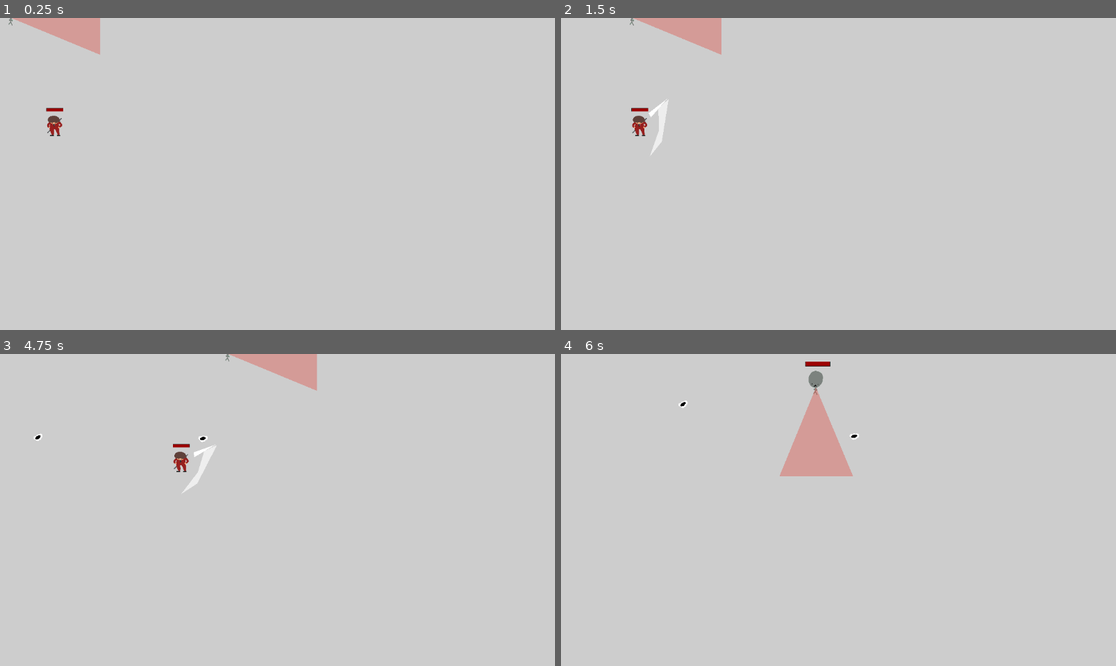
Above: before the commit, frames 1-4 (two rows, left to right).
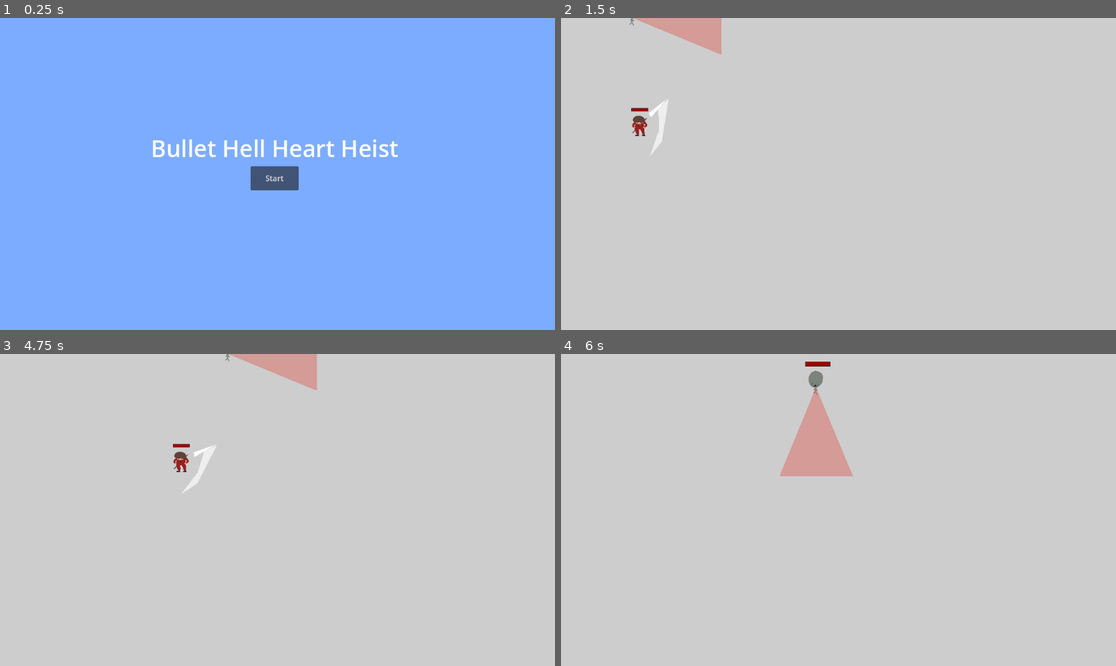
Above: after the commit, the same moments.

Repository: JoelDonnelly/MiniJam
Game: Godot game, scene res://Main.tscn
Two runs of this game, one before a commit and one after it. Both use one fixed random seed, a clock stepped at 60 frames per second and the inputs below.
Inputs (mouse positions are in pixels of both pictures, inside the frame that each line leads up to):
- Up to frame 1 (0.25 s): no input
- Up to frame 2 (1.5 s): click (832, 177) at 0.5 s, where only the run after the commit has a clickable "Start"; move the mouse to (960, 158) at 1.27 s; hold D (move_right) from 1.28 s (still down); click (960, 158) at 1.35 s
- Up to frame 3 (4.75 s): move the mouse to (166, 525) at 2.02 s; release D (move_right) at 2.03 s; hold S (move_down) 2.03-2.78 s; tap Space (ability_dash) at 2.1, 3.6 s; move the mouse to (333, 441) at 2.77 s; hold D (move_right) 2.78-3.53 s; click (333, 441) at 2.85 s; move the mouse to (249, 572) at 3.52 s; hold W (move_up) 3.53-4.28 s; move the mouse to (444, 556) at 4.27 s; hold A (move_left) from 4.28 s (still down); click (444, 556) at 4.35 s
- Up to frame 4 (6 s): move the mouse to (672, 463) at 5.02 s; tap Space (ability_dash) at 5.1 s; move the mouse to (866, 510) at 5.77 s; release A (move_left) at 5.78 s; hold S (move_down) from 5.78 s (still down); click (866, 510) at 5.85 s

The runs differ from the first frame. In frame 1, 100% of the frame differs, in the area x 0-100%, y 0-100%; in frame 2, nothing differs; in frame 3, less than 0.1%; in frame 4, less than 0.1%.

Commit message:
I did a little more than just audio sorry jarod

Diff:
--- a/Enemy/Enemy_base.gd
+++ b/Enemy/Enemy_base.gd
@@ -1,4 +1,6 @@
 extends CharacterBody2D
+
+signal startChase
 
 @export var patrolPath : Node2D
 
@@ -23,6 +25,7 @@
 	target = char
 	is_chasing = true
 	is_patroling = false
+	startChase.emit()
 
 func on_chase_canceled() -> void: # connect these to signal
 	target = null
@@ -35,7 +38,7 @@
 	if is_chasing && target:
 		direction = position.direction_to(target.position).normalized()
 		speed = chaseSpeed
-	elif is_patroling && patrolPath	:
+	elif is_patroling && patrolPath:
 		direction = position.direction_to(patrolPath.position).normalized()
 		speed = patrolSpeed
 
--- /dev/null
+++ b/Main.gd
@@ -0,0 +1,30 @@
+extends Node2D
+
+
+var battleMusicFadeInTime : float = 2
+var battleMusicActive : bool = false
+
+
+func _ready():
+	$AudioLiftMusic.play()
+
+func _on_control_start_game():
+	$CanvasGroup.visible = false
+
+	$AudioLiftMusic.stop()
+	$AudioBackground.play()
+	$AudioBattle.volume_db = -80
+	$AudioBattle.play()
+
+func _process(delta):
+	if battleMusicActive:
+		$AudioBattle.volume_db = move_toward($AudioBattle.volume_db,-3,80*delta/battleMusicFadeInTime)
+	else:
+		$AudioBattle.volume_db = move_toward($AudioBattle.volume_db,-80,80*delta/battleMusicFadeInTime)
+
+
+
+
+func _on_enemy_base_start_chase():
+	battleMusicActive = true
+	pass # Replace with function body.
--- a/Main.tscn
+++ b/Main.tscn
@@ -1,10 +1,13 @@
-[gd_scene load_steps=7 format=3 uid="uid://bbgew3je5jd7o"]
+[gd_scene load_steps=10 format=3 uid="uid://bbgew3je5jd7o"]
 
 [ext_resource type="PackedScene" uid="uid://dum1srccqccoe" path="res://Enemy/Enemy_base.tscn" id="1_1soms"]
+[ext_resource type="Script" path="res://Main.gd" id="1_u0lco"]
 [ext_resource type="Script" path="res://TestingFollower.gd" id="2_li61r"]
-[ext_resource type="Script" path="res://BulletSpawner.gd" id="3_8ks4u"]
-[ext_resource type="PackedScene" uid="uid://fpcsenpftkra" path="res://Enemy/Bullet.tscn" id="4_1cmcj"]
 [ext_resource type="PackedScene" uid="uid://bm62kb7bxw418" path="res://Player/player.tscn" id="5_4s4hj"]
+[ext_resource type="AudioStream" uid="uid://b2nvnqw2gcet1" path="res://Resources/Audio/mini_game_jam_quiet.ogg" id="7_yloly"]
+[ext_resource type="AudioStream" uid="uid://bxgbv4xfn2ffc" path="res://Resources/Audio/mini_game_jam_loud_ADDITIVE.ogg" id="8_bvsju"]
+[ext_resource type="AudioStream" uid="uid://ca1ka23j8jc0t" path="res://Resources/Audio/lift.ogg" id="9_bshlb"]
+[ext_resource type="PackedScene" uid="uid://cainqf6p3eg75" path="res://startScreen.tscn" id="10_b6h85"]
 
 [sub_resource type="Curve2D" id="Curve2D_617r1"]
 _data = {
@@ -13,6 +16,7 @@
 point_count = 6
 
 [node name="Main" type="Node2D"]
+script = ExtResource("1_u0lco")
 
 [node name="EnemyBase" parent="." node_paths=PackedStringArray("patrolPath") instance=ExtResource("1_1soms")]
 patrolPath = NodePath("../Path2D/PathFollow2D")
@@ -24,17 +28,34 @@
 [node name="PathFollow2D" type="PathFollow2D" parent="Path2D"]
 script = ExtResource("2_li61r")
 
-[node name="BulletSpawner" type="Timer" parent="."]
-wait_time = 2.263
-autostart = true
-script = ExtResource("3_8ks4u")
-bullet_scene = ExtResource("4_1cmcj")
-
-[node name="Marker2D" type="Marker2D" parent="BulletSpawner"]
-position = Vector2(49, 185)
-
 [node name="Player" parent="." groups=["Target"] instance=ExtResource("5_4s4hj")]
 position = Vector2(114, 224)
 scale = Vector2(0.1, 0.1)
 
-[connection signal="timeout" from="BulletSpawner" to="BulletSpawner" method="_on_timeout"]
+[node name="AudioBackground" type="AudioStreamPlayer" parent="."]
+stream = ExtResource("7_yloly")
+volume_db = -3.0
+
+[node name="AudioBattle" type="AudioStreamPlayer" parent="."]
+stream = ExtResource("8_bvsju")
+volume_db = -80.0
+
+[node name="AudioLiftMusic" type="AudioStreamPlayer" parent="."]
+stream = ExtResource("9_bshlb")
+volume_db = -3.0
+autoplay = true
+
+[node name="CanvasGroup" type="CanvasGroup" parent="."]
+
+[node name="Polygon2D" type="Polygon2D" parent="CanvasGroup"]
+color = Color(0.490196, 0.67451, 1, 1)
+polygon = PackedVector2Array(-45, -17, -42, 653, 1170, 663, 1170, -12)
+
+[node name="Control" parent="CanvasGroup" instance=ExtResource("10_b6h85")]
+offset_left = 313.0
+offset_top = 237.0
+offset_right = 313.0
+offset_bottom = 237.0
+
+[connection signal="startChase" from="EnemyBase" to="." method="_on_enemy_base_start_chase"]
+[connection signal="StartGame" from="CanvasGroup/Control" to="." method="_on_control_start_game"]
--- /dev/null
+++ b/StartScreen.gd
@@ -0,0 +1,7 @@
+extends Control
+
+signal StartGame
+
+func _on_button_button_up():
+	StartGame.emit()
+	pass # Replace with function body.
--- /dev/null
+++ b/startScreen.tscn
@@ -0,0 +1,30 @@
+[gd_scene load_steps=2 format=3 uid="uid://cainqf6p3eg75"]
+
+[ext_resource type="Script" path="res://StartScreen.gd" id="1_i3m3a"]
+
+[node name="Control" type="Control"]
+layout_mode = 3
+anchors_preset = 15
+anchor_right = 1.0
+anchor_bottom = 1.0
+grow_horizontal = 2
+grow_vertical = 2
+script = ExtResource("1_i3m3a")
+
+[node name="VBoxContainer" type="VBoxContainer" parent="."]
+layout_mode = 0
+offset_right = 40.0
+offset_bottom = 40.0
+
+[node name="Label" type="Label" parent="VBoxContainer"]
+layout_mode = 2
+theme_override_font_sizes/font_size = 48
+text = "Bullet Hell Heart Heist"
+
+[node name="Button" type="Button" parent="VBoxContainer"]
+custom_minimum_size = Vector2(100, 50)
+layout_mode = 2
+size_flags_horizontal = 4
+text = "Start"
+
+[connection signal="button_up" from="VBoxContainer/Button" to="." method="_on_button_button_up"]
Not shown: 1 places in Player/player.tscn that only renumber resources
Not shown, added: Resources/Audio/lift.ogg.import
Not shown, added: Resources/Audio/mini_game_jam_loud.ogg.import
Not shown, added: Resources/Audio/mini_game_jam_loud_ADDITIVE.ogg.import
Not shown, added: Resources/Audio/mini_game_jam_quiet.ogg.import
Not shown, added: Resources/Audio/lift.ogg
Not shown, added: Resources/Audio/mini_game_jam_loud.ogg
Not shown, added: Resources/Audio/mini_game_jam_loud_ADDITIVE.ogg
Not shown, added: Resources/Audio/mini_game_jam_quiet.ogg
